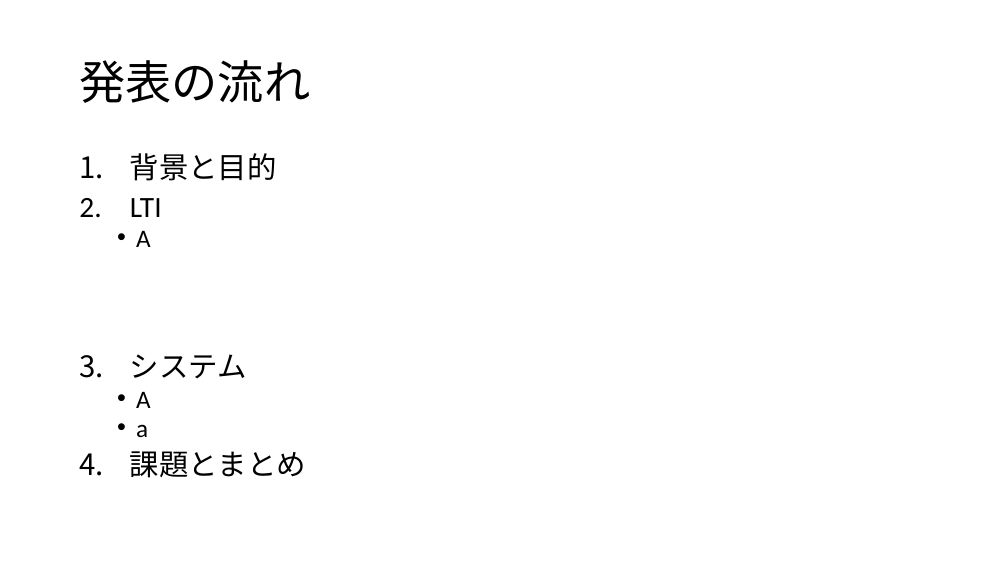
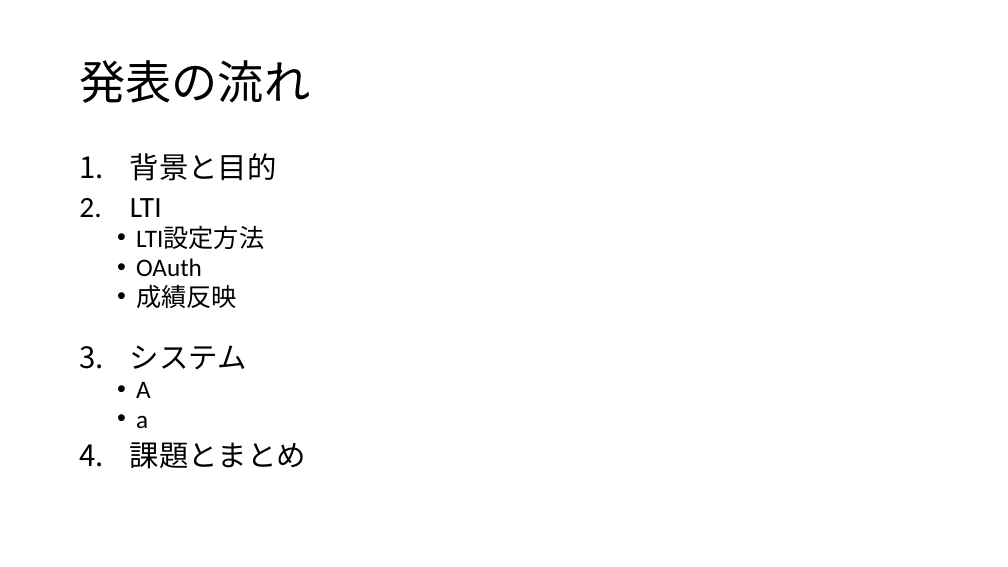
Before and after one commit to fujiLabo/fuji_simu, a slide deck: slide 2 of 卒検発表(suga).pptx. Drawn at 1008x567 pixels with LibreOffice and Linux fonts; fonts in the diff are those of the drawing. Boxes give left, top, right and bottom in pixels: in the first picture for what was removed or moved away, otherwise in the second. Text is boxed around its words. In the diff, an @@ line names an element or a change of style, - is before the commit and + after.

```diff
--- a/卒検発表(suga).pptx
+++ b/卒検発表(suga).pptx
@@ text at [136, 227, 264, 308]: text changed @@
-  • A
+  • LTI設定方法
+  • OAuth
+  • 成績反映
```
Also in this commit, not shown: 4 other slides changed, 8 slides added, 2 slides removed, 2 other files.
